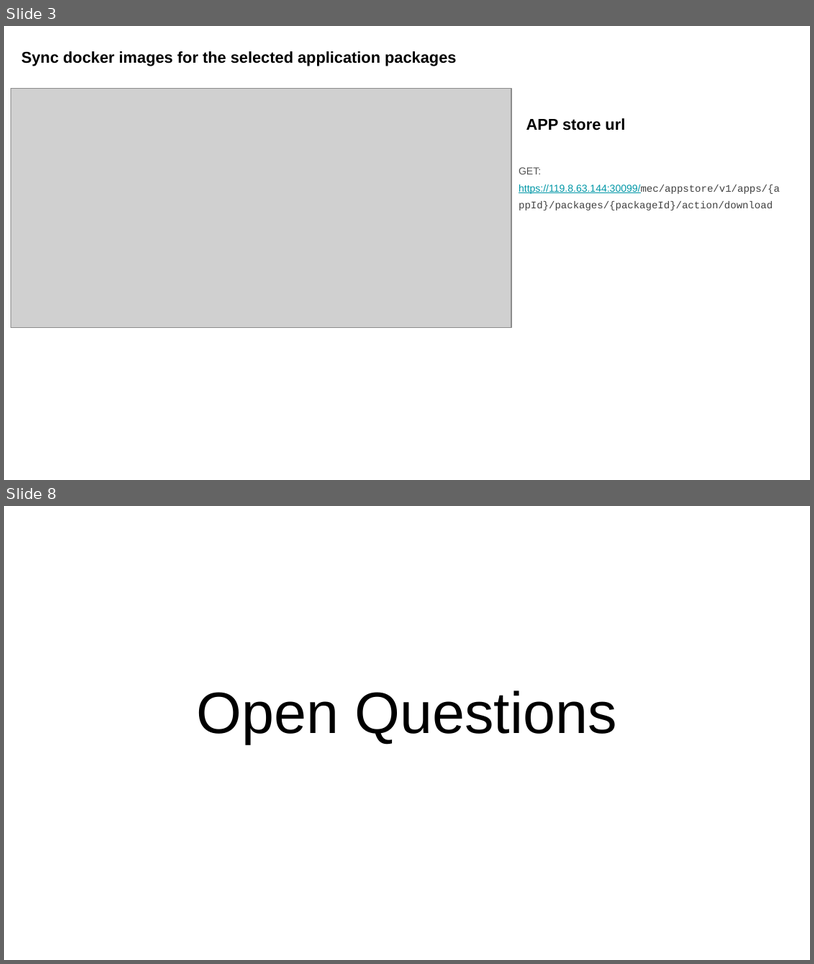
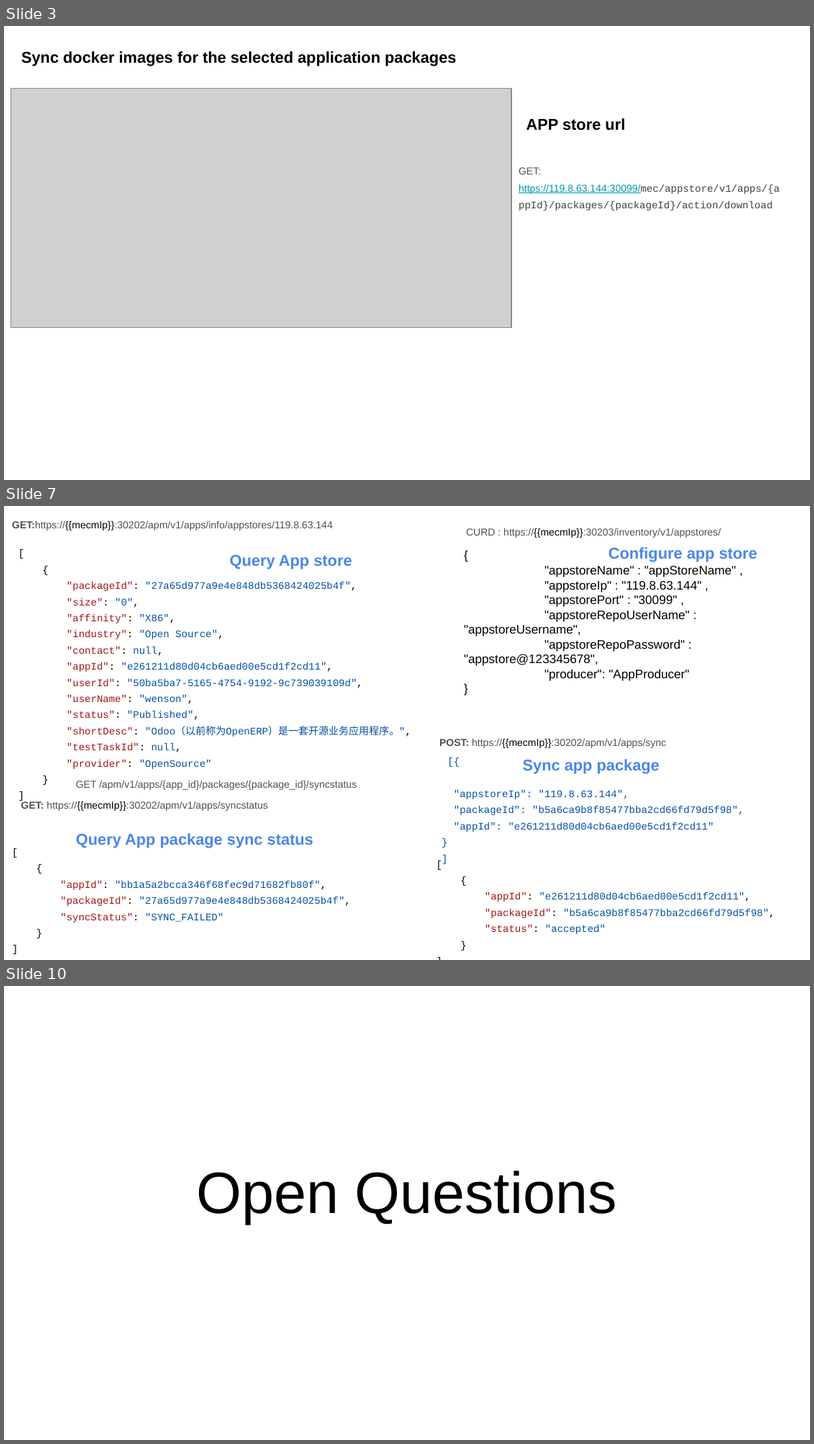
Before and after one commit to EdgeGallery/community, a slide deck: MECM PT/Release V1.1/Image Management-LLD.pptx. Shown one above the other, each under a label of ours: slides 3 and 8 before the commit, slides 3, 7 and 10 after it; the slides between them are not shown. The pictures are 814x964 and 814x1444 pixels, drawn with LibreOffice and Linux fonts; fonts in the diff are those of the drawing; grey boxes stand for pictures. Boxes give left, top, right and bottom in pixels: in the first picture for what was removed or moved away, otherwise in the second. Text is boxed around its words. In the diff, an @@ line names an element or a change of style, - is before the commit and + after.

```diff
--- a/MECM PT/Release V1.1/Image Management-LLD.pptx
+++ b/MECM PT/Release V1.1/Image Management-LLD.pptx
@@ slide 7 added at box(4, 506, 810, 960), background #FFFFFF @@
@@ text added at box(12, 521, 333, 530), 9 pt, text #505050 @@
+GET:https://{{mecmIp}}:30202/apm/v1/apps/info/appstores/119.8.63.144
@@ text added at box(466, 528, 721, 538), 9 pt, text #505050 @@
+CURD : https://{{mecmIp}}:30203/inventory/v1/appstores/
@@ text added at box(609, 547, 758, 561), 14 pt, text #4A86E8, bold @@
+Configure app store
@@ text added at box(230, 555, 352, 569), 14 pt, text #4A86E8, bold @@
+Query App store
@@ text added at box(464, 566, 736, 681), 11 pt, text #000000 @@
+{
+"appstoreName" : "appStoreName" ,
+"appstoreIp" : "119.8.63.144" ,
+"appstorePort" : "30099" ,
+"appstoreRepoUserName" : "appstoreUsername",
+"appstoreRepoPassword" : "appstore@123345678",
+"producer": "AppProducer"
+}
@@ text added at box(67, 582, 412, 769), 9 pt, text #0451A5 @@
+[
+{
+"packageId": "27a65d977a9e4e848db5368424025b4f",
+"size": "0",
+"affinity": "X86",
+"industry": "Open Source",
+"contact": null,
+"appId": "e261211d80d04cb6aed00e5cd1f2cd11",
+"userId": "50ba5ba7-5165-4754-9192-9c739039109d",
+"userName": "wenson",
+"status": "Published",
+"shortDesc": "Odoo（以前称为OpenERP）是一套开源业务应用程序。",
+"testTaskId": null,
+"provider": "OpenSource"
+}
+]
@@ text added at box(440, 739, 666, 748), 9 pt, text #505050 @@
+POST: https://{{mecmIp}}:30202/apm/v1/apps/sync
@@ text added at box(523, 759, 660, 774), 14 pt, text #4A86E8, bold @@
+Sync app package
@@ text added at box(76, 780, 357, 790), 9 pt, text #505050 @@
+GET /apm/v1/apps/{app_id}/packages/{package_id}/syncstatus
@@ text added at box(21, 801, 268, 811), 9 pt, text #505050 @@
+GET: https://{{mecmIp}}:30202/apm/v1/apps/syncstatus
@@ text added at box(454, 790, 744, 831), 9 pt, text #0451A5 @@
+[{
+"appstoreIp": "119.8.63.144",
+"packageId": "b5a6ca9b8f85477bba2cd66fd79d5f98",
+"appId": "e261211d80d04cb6aed00e5cd1f2cd11"
+}
+]
@@ text added at box(76, 833, 314, 848), 14 pt, text #4A86E8, bold @@
+Query App package sync status
@@ text added at box(60, 880, 351, 922), 9 pt, text #0451A5 @@
+[
+{
+"appId": "bb1a5a2bcca346f68fec9d71682fb80f",
+"packageId": "27a65d977a9e4e848db5368424025b4f",
+"syncStatus": "SYNC_FAILED"
+}
+]
@@ text added at box(485, 892, 775, 934), 9 pt, text #0451A5 @@
+[
+{
+"appId": "e261211d80d04cb6aed00e5cd1f2cd11",
+"packageId": "b5a6ca9b8f85477bba2cd66fd79d5f98",
+"status": "accepted"
+}
+]
@@ what was slide 8 is now slide 10 @@
```
Also in this commit, not shown: 6 slides changed, 2 other slides added.
